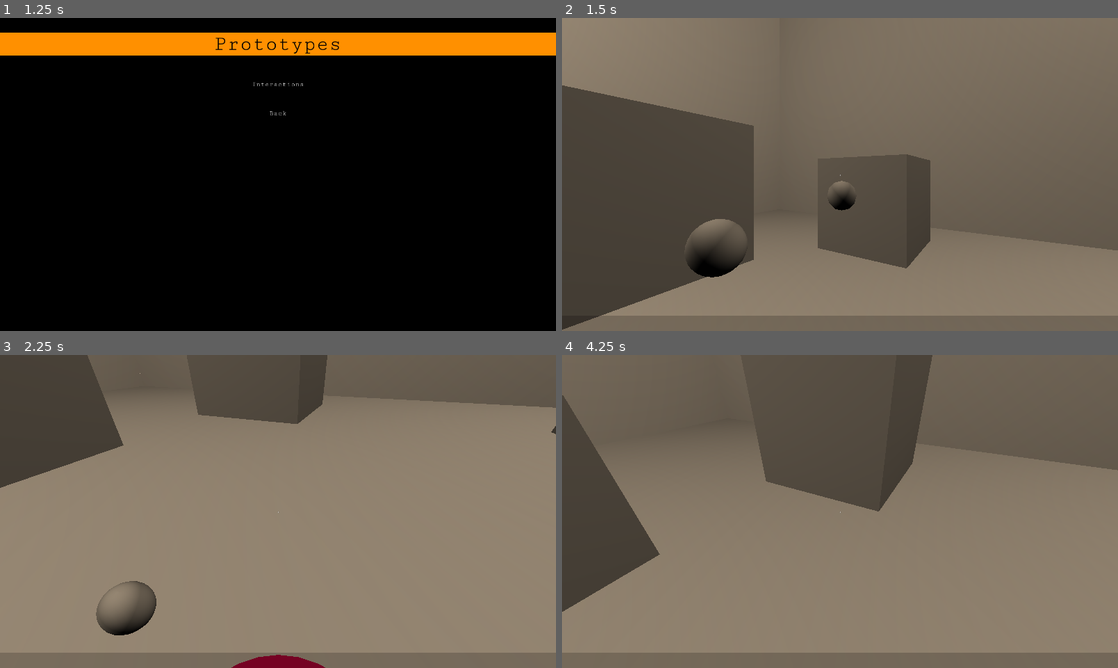
Above: before the commit, frames 1-4 (two rows, left to right).
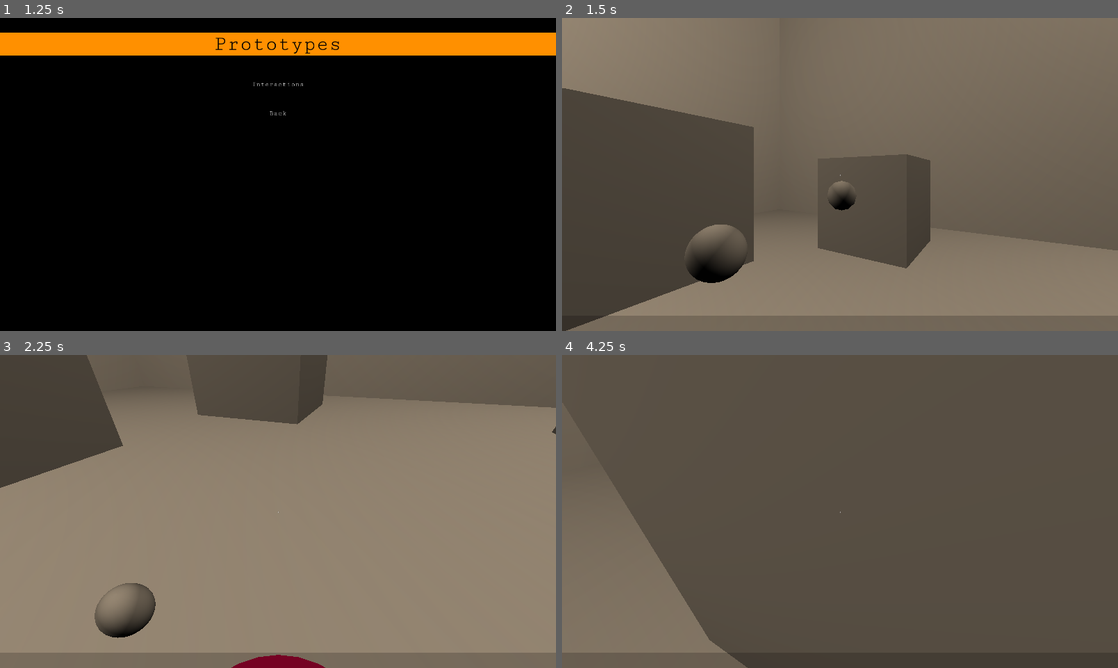
Above: after the commit, the same moments.

Repository: BekaValentine/cyberpunk_video_game_godot_repository
Game: Godot game, scene res://infrastructure/menus/main_menu.tscn
Same seed, same stepped clock (60 frames per second), same inputs: the game is played once before the commit and once after it.
Inputs (mouse positions are in pixels of both pictures, inside the frame that each line leads up to):
- Up to frame 1 (1.25 s): click "Prototypes" at 0.5 s
- Up to frame 2 (1.5 s): click "Interactions" at 1.25 s
- Up to frame 3 (2.25 s): move the mouse to (305, 511) at 2.02 s; hold W (move_forward) from 2.03 s (still down); hold C (crouch) from 2.03 s (still down)
- Up to frame 4 (4.25 s): keep holding W (move_forward); tap Space (jump) at 2.27, 3.02 s; move the mouse to (812, 511) at 2.77 s; release C (crouch) at 2.78 s; click (812, 511) at 2.85 s; move the mouse to (851, 505) at 3.52 s; hold Shift (run) from 3.53 s (still down)

Frame 1 is identical in both runs. In frame 2, 0.8% of the frame differs, in the area x 0-96%, y 21-100%; in frame 3, 0.2%; in frame 4, 59%, in the area x 0-100%, y 0-100%.

Commit message:
Bumps physics FPS to deal with weird stutering

Diff:
--- a/project.godot
+++ b/project.godot
@@ -106,6 +106,10 @@
  ]
 }
 
+[physics]
+
+common/physics_fps=120
+
 [rendering]
 
 quality/driver/driver_name="GLES2"
